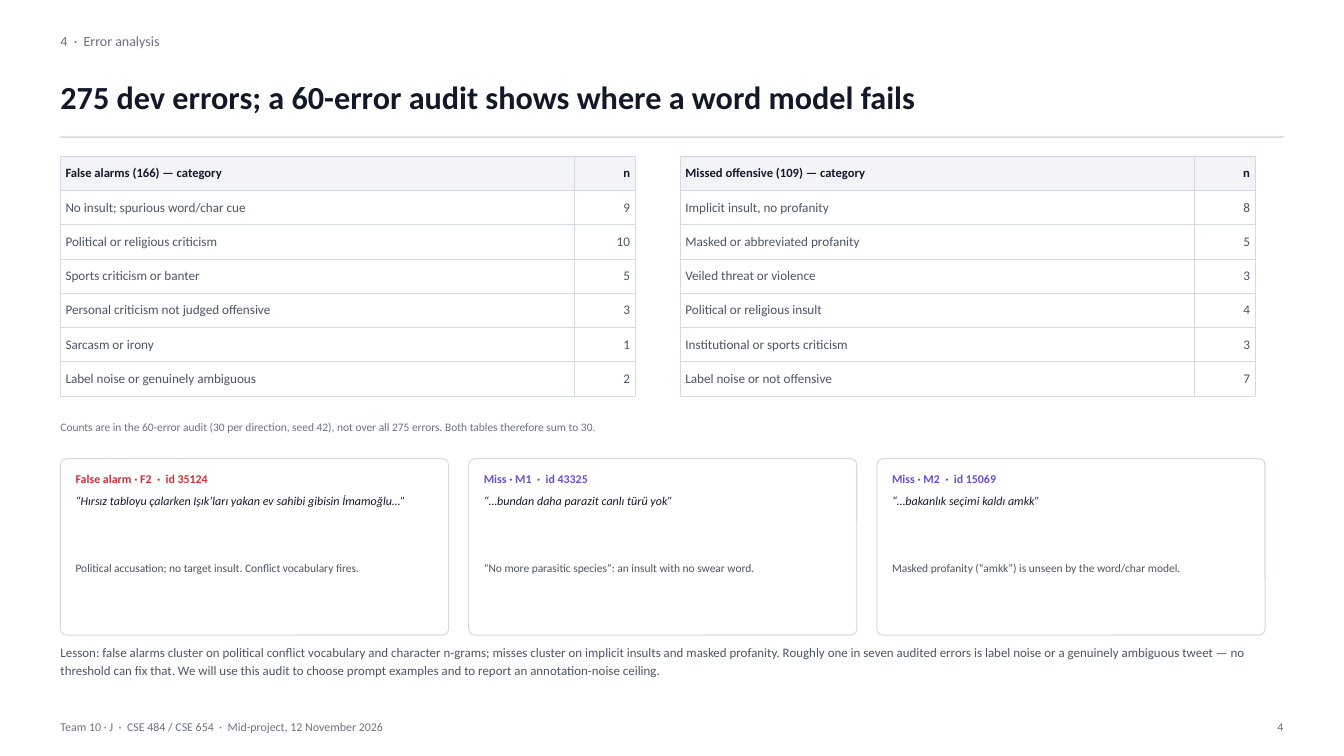
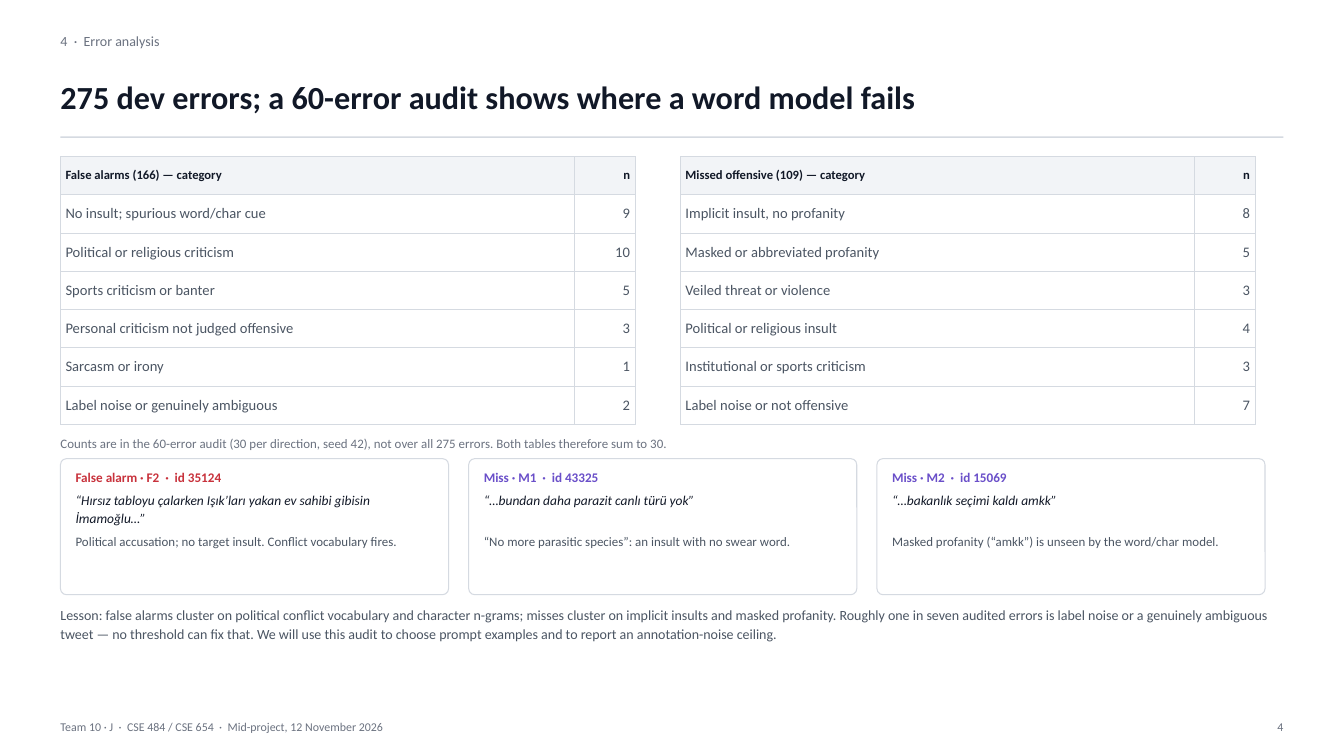
Before and after one commit to VesileHann/offenseval-tr-midproject, a slide deck: slide 4 of paper/Team10_MidProject.pptx. Drawn at 1344x756 pixels with LibreOffice and Linux fonts; fonts in the diff are those of the drawing. Boxes give left, top, right and bottom in pixels: in the first picture for what was removed or moved away, otherwise in the second. Text is boxed around its words. In the diff, an @@ line names an element or a change of style, - is before the commit and + after.

Commit message:
paper: improve slide typography and align with fine-tuning results

```diff
--- a/paper/Team10_MidProject.pptx
+++ b/paper/Team10_MidProject.pptx
@@ table at [60,156,635,417] @@
@@ size 9.4 to 10.4 pt in "No insult; spurious word/char cue", "9", "Political or religious criticism", "10" and 8 more places @@
@@ table at [681,156,1255,414] @@
@@ size 9.4 to 10.4 pt in "Implicit insult, no profanity", "8", "Masked or abbreviated profanity", "5" and 8 more places @@
@@ text "Counts are in the 60-error ...": place and size @@
-text "Counts are in the 60-error ..." at [60,423,595,433]
+text "Counts are in the 60-error ..." at [60,439,666,450]
@@ rounded rectangle: place and size @@
-rounded rectangle at [60,459,449,635]
+rounded rectangle at [60,459,449,595]
@@ rounded rectangle: place and size @@
-rounded rectangle at [469,459,857,635]
+rounded rectangle at [469,459,857,595]
@@ proportions changed in 3 elements at [60,459,449,595], [469,459,857,595], [877,459,1265,595] @@
@@ rounded rectangle: place and size @@
-rounded rectangle at [877,459,1265,635]
+rounded rectangle at [877,459,1265,595]
@@ size 8.5 to 9.4 pt in 3 elements at [76,472,221,482], [484,473,598,482], [892,473,1006,482] @@
@@ size 8.6 to 9.6 pt in 3 elements at [76,495,370,526], [484,495,695,508], [892,495,1056,508] @@
@@ text "Political accusation; no target insult. ...": place and size @@
-text "Political accusation; no target insult. ..." at [76,564,359,574]
+text "Political accusation; no target insult. ..." at [76,537,397,548]
@@ text "“No more parasitic species”: an ...": place and size @@
-text "“No more parasitic species”: an ..." at [484,564,754,574]
+text "“No more parasitic species”: an ..." at [484,537,790,548]
@@ size 8.2 to 9.2 pt in 4 elements at [60,439,666,450], [76,537,397,548], [484,537,790,548], [892,537,1219,548] @@
@@ text "Masked profanity (“amkk”) is unseen ...": place and size @@
-text "Masked profanity (“amkk”) is unseen ..." at [892,564,1180,574]
+text "Masked profanity (“amkk”) is unseen ..." at [892,537,1219,548]
@@ text "Lesson: false alarms cluster on ...": place and size @@
-text "Lesson: false alarms cluster on ..." at [60,648,1245,677]
+text "Lesson: false alarms cluster on ..." at [60,610,1267,642]
@@ text "Lesson: false alarms cluster on ..." at [60,610,1267,642]: size 9.2 to 10 pt @@
```
Also in this commit, not shown: 13 other slides changed, 1 other file.
